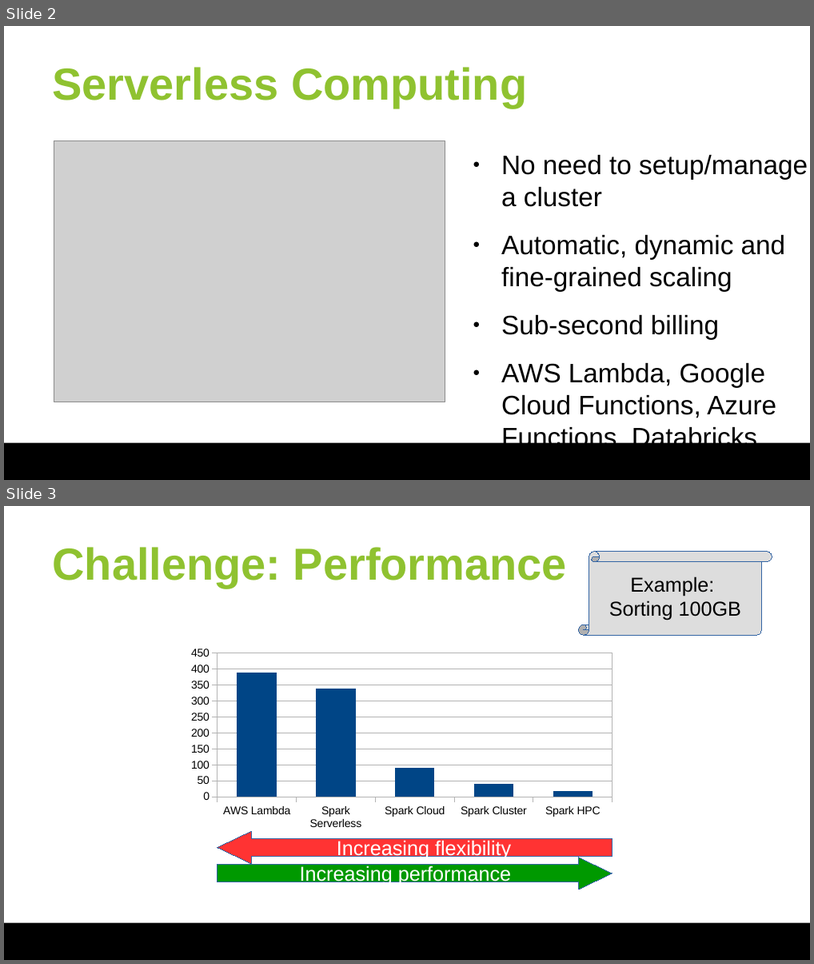
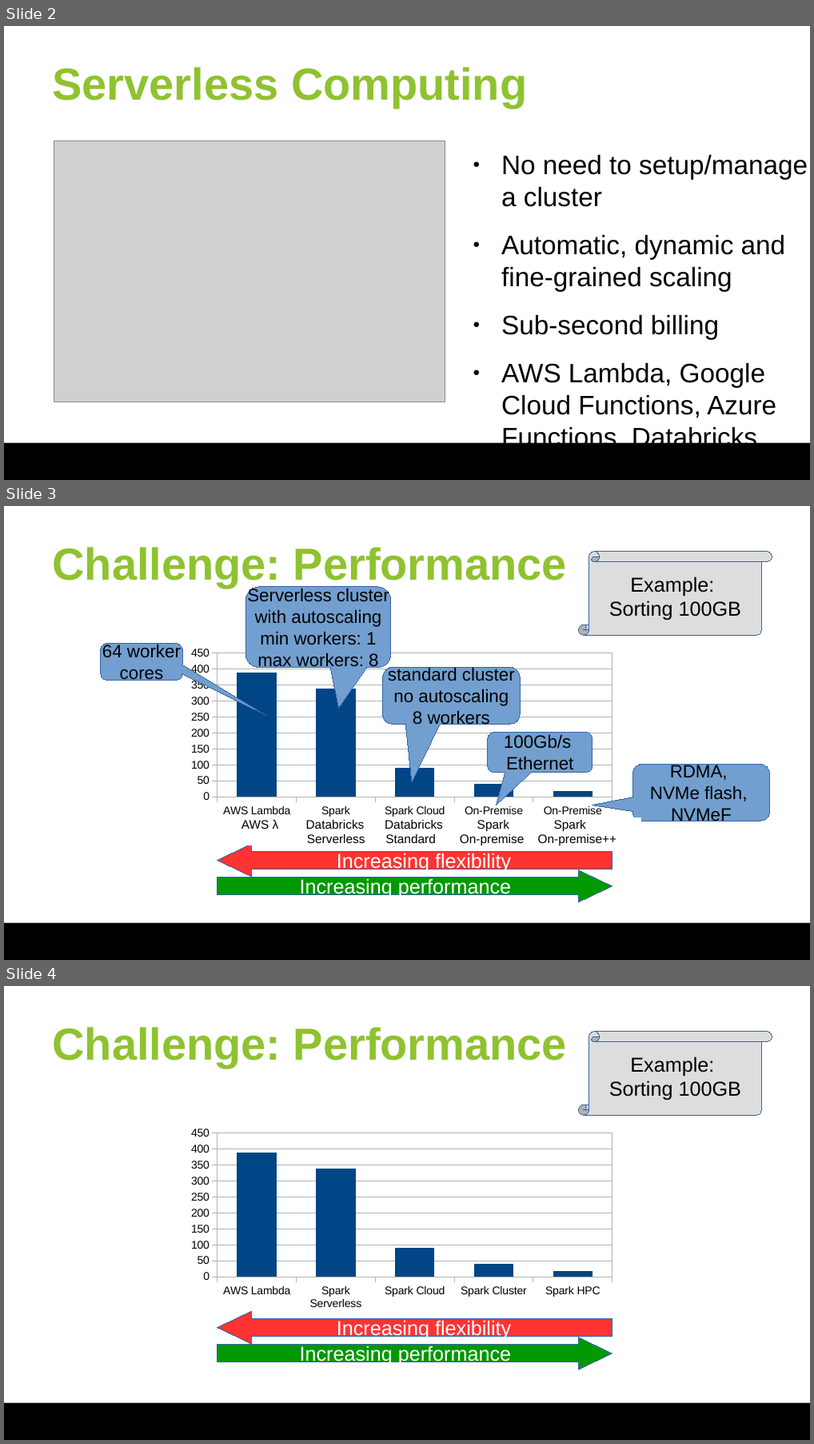
Before and after one commit to huangyibo/spark-summit-18, a slide deck: slides/spark-summit-18.odp. Shown one above the other, each under a label of ours: slides 2 and 3 before the commit, slides 2, 3 and 4 after it. The pictures are 814x964 and 814x1444 pixels, drawn with LibreOffice and Linux fonts; fonts in the diff are those of the drawing; grey boxes stand for pictures; background and template pictures are left out. Boxes give left, top, right and bottom in pixels: in the first picture for what was removed or moved away, otherwise in the second. Text is boxed around its words. In the diff, an @@ line names an element or a change of style, - is before the commit and + after.

```diff
--- a/slides/spark-summit-18.odp
+++ b/slides/spark-summit-18.odp
@@ slide 3 added at (x1=4, y1=506, x2=810, y2=960), background #FFFFFF; not listed: 1 template element that a slide beside it also shows @@
@@ title added at (x1=53, y1=547, x2=567, y2=588), 40 pt, text #8FC230, bold @@
+Challenge: Performance
@@ vertical scroll added at (x1=579, y1=551, x2=773, y2=635), fill #DDDDDD, outline #3465A4 0 pt, 18 pt, text #000000 @@
+Example:
+Sorting 100GB
@@ rounded speech box added at (x1=246, y1=587, x2=391, y2=668), fill #729FCF, outline #3465A4 0 pt, 16 pt, text #000000 @@
+Serverless cluster
+with autoscaling
+min workers: 1
+max workers: 8
@@ rounded speech box added at (x1=101, y1=643, x2=182, y2=680), fill #729FCF, outline #3465A4 0 pt, 16 pt, text #000000 @@
+64 worker
+cores
@@ column chart added at (x1=182, y1=643, x2=621, y2=833) @@
+categories: AWS Lambda, Spark Serverless, Spark Cloud, On-Premise, On-Premise
+Series 1: 390, 340, 90, 40, 20
@@ rounded speech box added at (x1=383, y1=668, x2=520, y2=724), fill #729FCF, outline #3465A4 0 pt, 16 pt, text #000000 @@
+standard cluster
+no autoscaling
+8 workers
@@ rounded speech box added at (x1=488, y1=732, x2=593, y2=772), fill #729FCF, outline #3465A4 0 pt, 16 pt, text #000000 @@
+100Gb/s
+Ethernet
@@ rounded speech box added at (x1=633, y1=764, x2=770, y2=820), fill #729FCF, outline #3465A4 0 pt, 16 pt, text #000000 @@
+RDMA,
+NVMe flash,
+NVMeF
@@ rectangle added at (x1=214, y1=817, x2=641, y2=844), fill #FFFFFF, outline #FFFFFF 0 pt, 11 pt, text #000000 @@
+AWS λ Databricks Databricks Spark Spark
+Serverless Standard On-premise On-premise++
@@ left arrow added at (x1=218, y1=844, x2=613, y2=876), fill #FF3333, outline #3465A4 0 pt, 18 pt, text #FFFFFF @@
+Increasing flexibility
@@ left arrow added at (x1=218, y1=870, x2=613, y2=902), fill #009900, outline #3465A4 0 pt, 18 pt, text #FFFFFF @@
+Increasing performance
@@ what was slide 3 is now slide 4 @@
```
Also in this commit, not shown: 2 slides changed, 1 other slide added, 1 slide removed, 1 other file.
